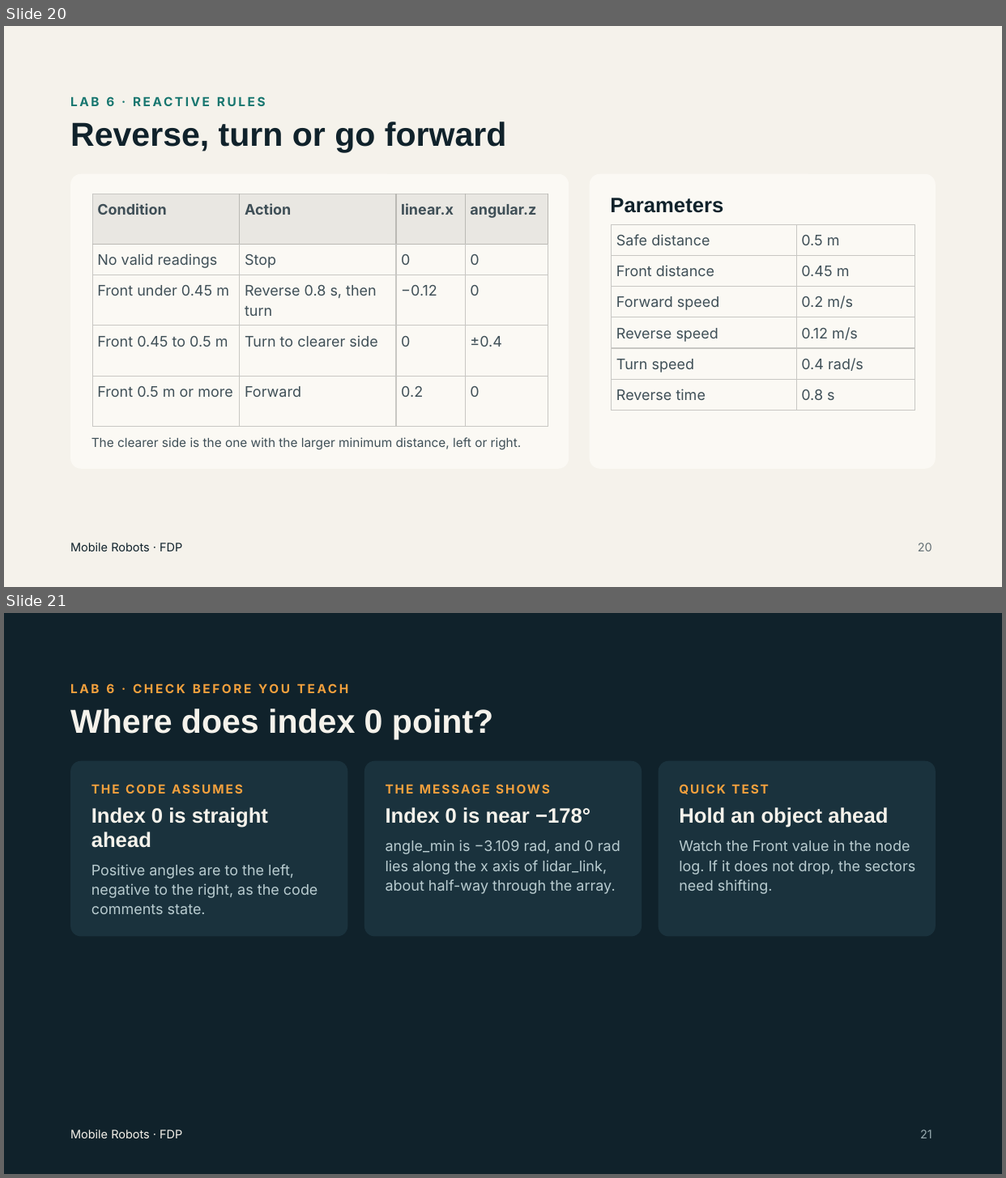
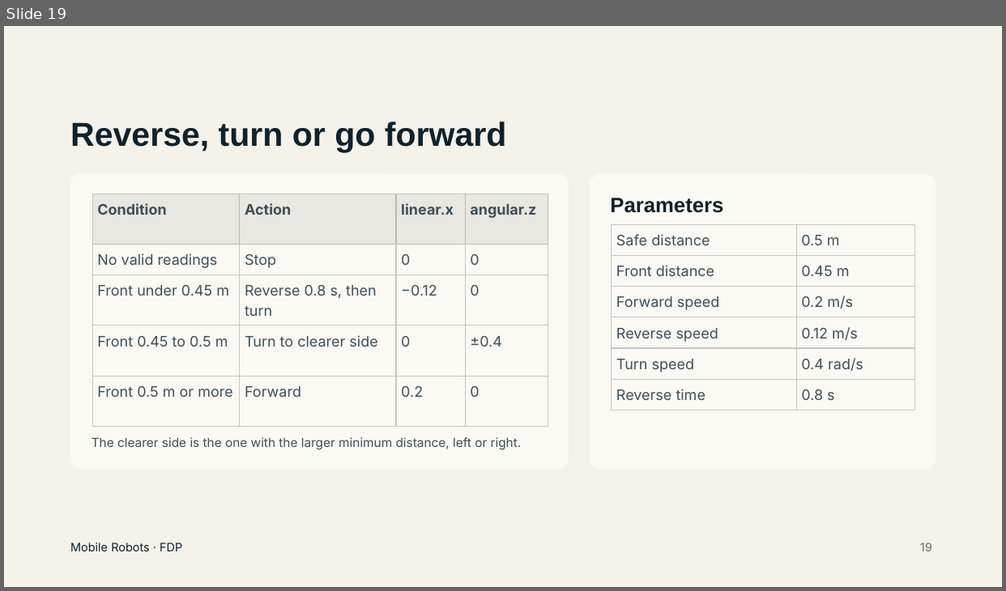
Before and after one commit to HariniSriraman/FDP-Mobile-Robot, a slide deck: FDP-MobileRobots.pptx. Shown one above the other, each under a label of ours: slides 20 and 21 before the commit, slide 19 after it. The pictures are 1006x1178 and 1006x591 pixels, drawn with LibreOffice and Linux fonts; fonts in the diff are those of the drawing. Boxes give left, top, right and bottom in pixels: in the first picture for what was removed or moved away, otherwise in the second. Text is boxed around its words. In the diff, an @@ line names an element or a change of style, - is before the commit and + after.

```diff
--- a/FDP-MobileRobots.pptx
+++ b/FDP-MobileRobots.pptx
@@ slide 21 removed at [4, 613, 1002, 1174], background #10222B @@
@@ text removed at [106, 683, 114, 693] @@
-LAB 6 · CHECK BEFORE YOU TEACH
@@ title removed at [70, 709, 493, 740] @@
-Where does index 0 point?
@@ rounded rectangle removed at [70, 761, 347, 937] @@
@@ rounded rectangle removed at [364, 761, 641, 937] @@
@@ text removed at [385, 780, 628, 798] @@
-THE MESSAGE SHOWS
@@ rounded rectangle removed at [658, 761, 936, 937] @@
@@ text removed at [91, 784, 243, 794] @@
-THE CODE ASSUMES
@@ text removed at [679, 784, 769, 794] @@
-QUICK TEST
@@ text removed at [91, 807, 268, 848] @@
-Index 0 is straight ahead
@@ text removed at [386, 807, 590, 824] @@
-Index 0 is near −178°
@@ text removed at [679, 807, 888, 828] @@
-Hold an object ahead
@@ text removed at [386, 840, 620, 894] @@
-angle_min is −3.109 rad, and 0 rad lies along the x axis of lidar_link, about half-way through the array.
@@ text removed at [679, 840, 915, 894] @@
-Watch the Front value in the node log. If it does not drop, the sectors need shifting.
@@ text removed at [91, 864, 318, 914] @@
-Positive angles are to the left, negative to the right, as the code comments state.
@@ text removed at [70, 1130, 182, 1139] @@
-Mobile Robots · FDP
@@ text removed at [920, 1130, 932, 1139] @@
-21
@@ what was slide 20 is now slide 19 @@
@@ slide 19 changed as well @@
@@ text removed at [106, 96, 114, 106] @@
-LAB 6 · REACTIVE RULES
@@ text at [920, 543, 932, 552]: text changed @@
-20
+19
```
Also in this commit, not shown: 19 other slides changed, 2 other slides removed.
